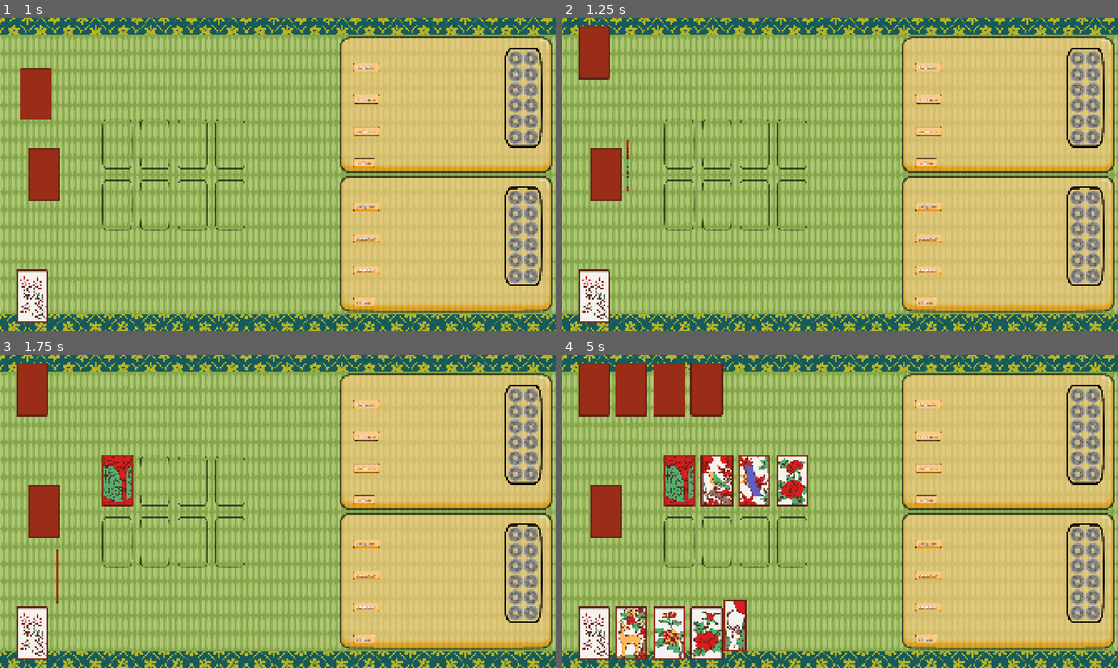
Above: before the commit, frames 1-4 (two rows, left to right).
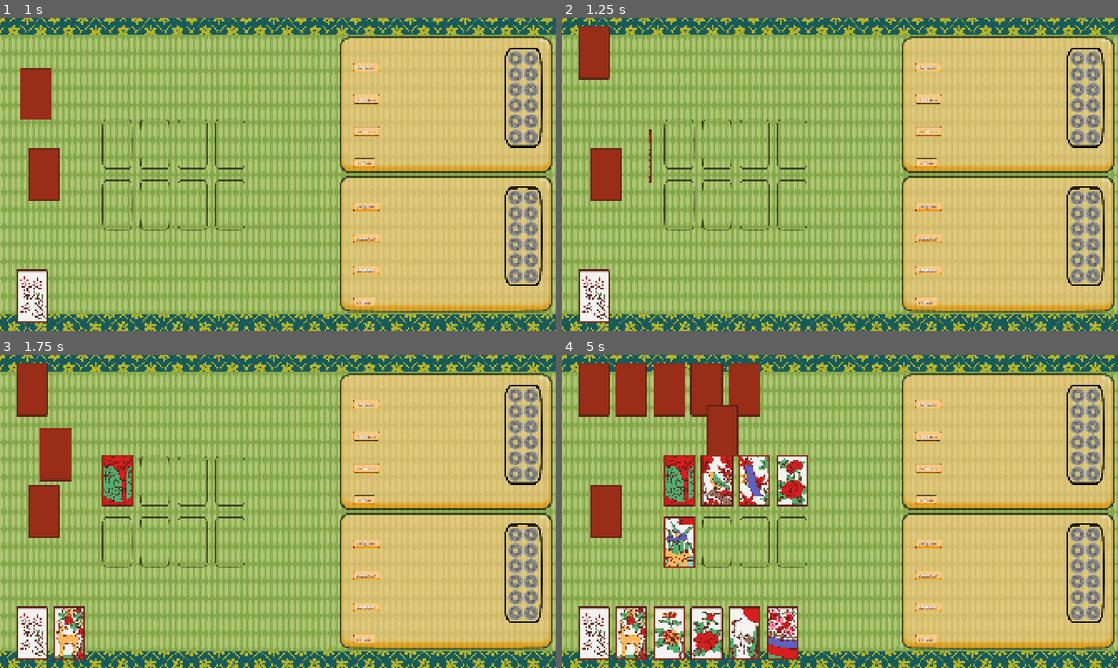
Above: after the commit, the same moments.

Repository: Zyzle/koi-koi
Game: Godot game, scene res://scenes/game.tscn
Two runs of this game, one before a commit and one after it. Both use one fixed random seed, a clock stepped at 60 frames per second and the inputs below.
Inputs (mouse positions are in pixels of both pictures, inside the frame that each line leads up to):
- Up to frame 1 (1 s): click "New Game" at 0.5 s
- Up to frame 2 (1.25 s): no input
- Up to frame 3 (1.75 s): move the mouse to (44, 511) at 1.27 s; click (44, 511) at 1.42 s
- Up to frame 4 (5 s): click (606, 511) at 2.17 s; click (606, 511) at 2.92 s; click (606, 511) at 3.67 s; click (606, 511) at 4.42 s

Frame 1 is identical in both runs. In frame 2, 0.1% of the frame differs, in the area x 11-17%, y 35-56%; in frame 3, 2.0%; in frame 4, 4.7%, in the area x 18-43%, y 2-98%.

Commit message:
return animations to full speed

Diff:
--- a/scripts/ui/capture_area.gd
+++ b/scripts/ui/capture_area.gd
@@ -17,7 +17,6 @@
 @onready var coin_container: GridContainer = %CoinContainer
 
 
-# TODO: Temporarily slow down animations for debugging
 func _animate_card_capture(card_visual: CardVisual, target_container: Node2D) -> Tween:
 	card_visual.remove_highlight()
 	var target_index = target_container.card_count()
@@ -28,8 +27,8 @@
 	target_container.add_card(card_visual)
 
 	var tween = get_tree().create_tween()
-	tween.tween_property(card_visual, "position", target_local_position, 0.5)
-	tween.parallel().tween_property(card_visual, "scale", card_visual.scale * CARD_REDUCED_SCALE, 0.5)
+	tween.tween_property(card_visual, "position", target_local_position, 0.25)
+	tween.parallel().tween_property(card_visual, "scale", card_visual.scale * CARD_REDUCED_SCALE, 0.25)
 	return tween
 
 
--- a/scripts/ui/field.gd
+++ b/scripts/ui/field.gd
@@ -34,8 +34,7 @@
 			card_visual.flip_card()
 
 			var tween = get_tree().create_tween()
-			# TODO: Temporarily slow down animations for debugging
-			tween.tween_property(card_visual, "global_position", target_position, 0.5)
+			tween.tween_property(card_visual, "global_position", target_position, 0.25)
 			return tween
 
 	return null
